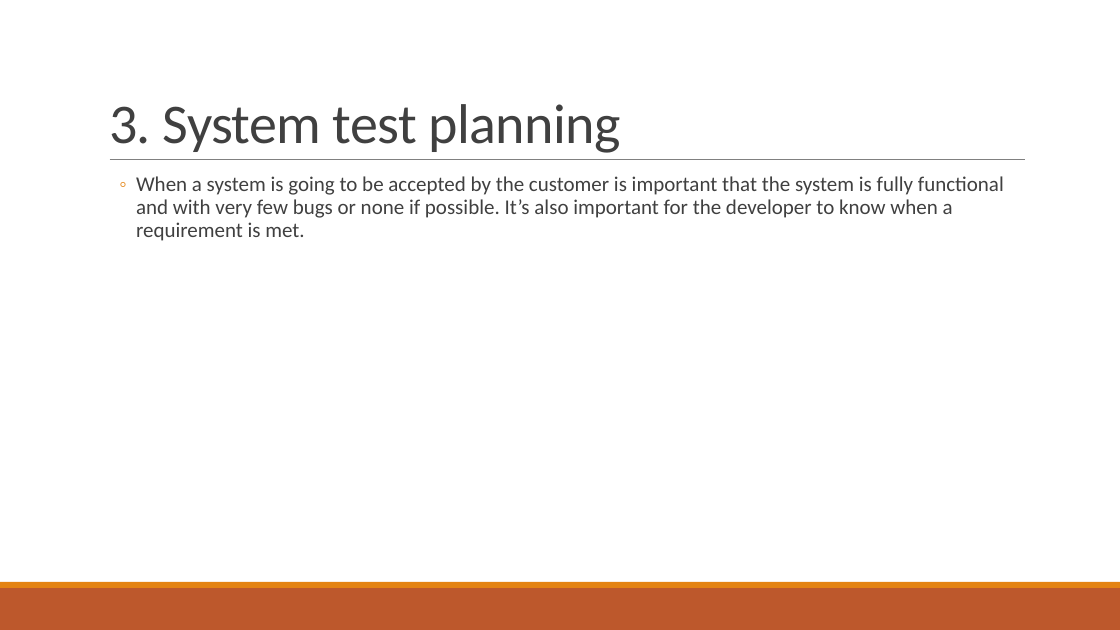
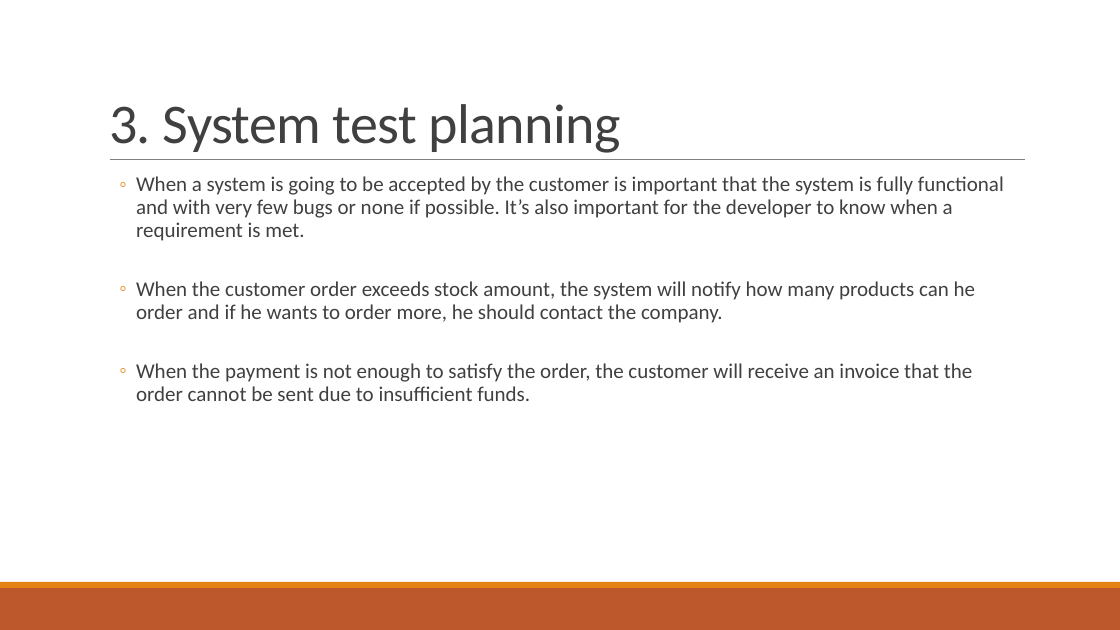
Before and after one commit to Swiftrow/Group4, a slide deck: slide 4 of but of course workshop.pptx. Drawn at 1120x630 pixels with LibreOffice and Linux fonts; fonts in the diff are those of the drawing. Boxes give left, top, right and bottom in pixels: in the first picture for what was removed or moved away, otherwise in the second. Text is boxed around its words. In the diff, an @@ line names an element or a change of style, - is before the commit and + after.

Commit message:
lol

```diff
--- a/but of course workshop.pptx
+++ b/but of course workshop.pptx
@@ text at <box>136,281,975,401</box>: paragraphs added @@
+  ◦ When the customer order exceeds stock amount, the system will notify how many products can he order and if he wants to order more, he should contact the company.
+  ◦ When the payment is not enough to satisfy the order, the customer will receive an invoice that the order cannot be sent due to insufficient funds.
```
Also in this commit, not shown: 2 slides removed.
